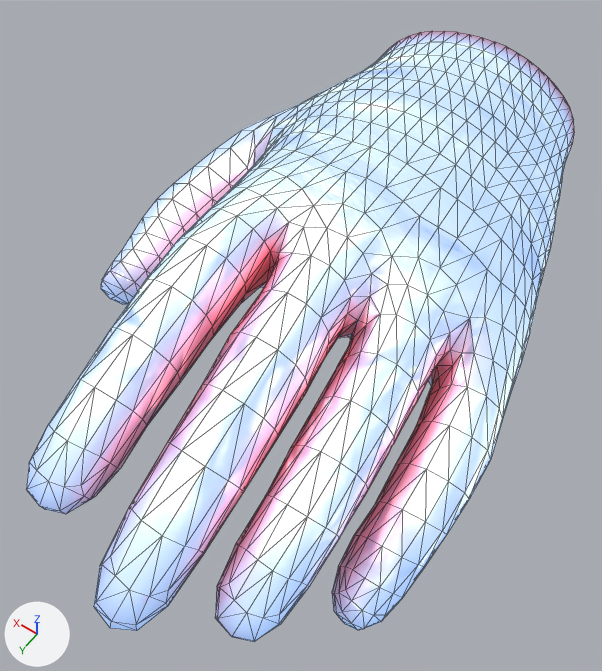
The glTF model public/modelsktx/left.glb: old version first, new version second.
One viewpoint serves both versions: a 50 mm camera at (-0.079, 0.139, 0.188) aimed at (0.011, 0.014, -0.009). Lighting does not change. The marker at lower left points along +X, +Y and +Z. Mesh edges are drawn as thin lines. Vertices at the same position are counted once.

In view in the first picture: 'handR2320'.
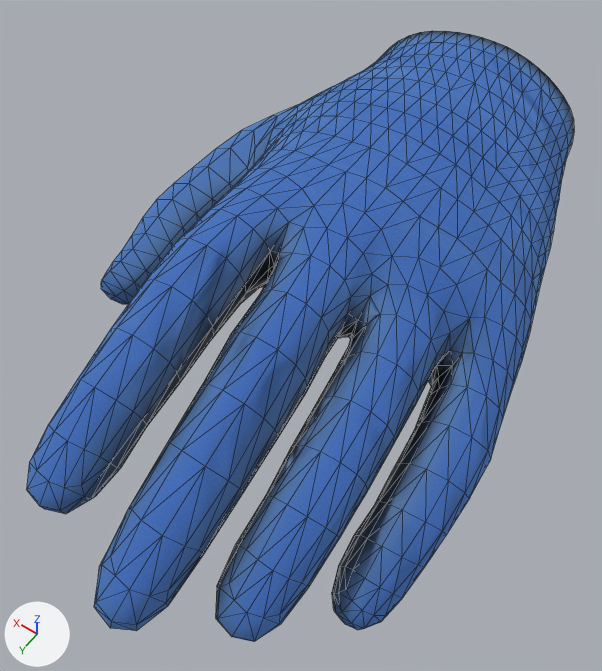
Changed parts and their boxes (x1, y1, x2, y2) in the pictures (602 x 671 px; the box of a moved part takes in the faces that stretch with it):
```json
{"object": "handR2320", "change": "surface changed, reshaped", "before": [26, 31, 574, 642], "after": [26, 31, 574, 642]}
{"part": 1, "of": "me_handr2320", "change": "moved or reshaped", "before": [450, 76, 542, 132], "after": [450, 76, 542, 132]}
```

Scene script edits in JSON lines:
```json
{"op": "set", "path": "img_material_001", "old": "load_image('Material.001', '_unpacked/Material.001', 1024, 1024, 'sRGB')", "new": "load_image('Material.001', '_unpacked/Material.001', 1024, 1024, 'Non-Color')"}
{"block": "mat_material_001", "where": "n0 = _N.new('ShaderNodeBsdfPrincipled'); n0.name = 'Principled BSDF'"}
{"op": "remove", "block": "mat_material_001", "code": "n0.inputs[28].default_value = 1.0  # 'Emission Strength'"}
{"op": "add", "block": "mat_material_001", "code": "n4 = _N.new('ShaderNodeSeparateColor'); n4.name = 'Separate Color'"}
{"op": "remove", "block": "mat_material_001", "code": "n4 = _N.new('ShaderNodeSeparateColor'); n4.name = 'Separate Color'"}
{"op": "add", "block": "mat_material_001", "code": "n6 = _N.new('ShaderNodeNormalMap'); n6.name = 'Normal Map'"}
{"op": "add", "block": "mat_material_001", "code": "n6.uv_map = 'UVMap'"}
{"op": "remove", "block": "mat_material_001", "code": "n6 = _N.new('ShaderNodeNormalMap'); n6.name = 'Normal Map'"}
{"op": "remove", "block": "mat_material_001", "code": "n6.uv_map = 'UVMap'"}
{"op": "remove", "block": "mat_material_001", "code": "n7 = _N.new('ShaderNodeTexImage'); n7.name = 'Image Texture.003'"}
{"op": "remove", "block": "mat_material_001", "code": "n7.image = img_material_003"}
{"block": "mat_material_001", "where": "n2 = _N.new('ShaderNodeTexImage'); n2.name = 'Image Texture'"}
{"block": "mat_material_001", "where": "n3 = _N.new('ShaderNodeTexImage'); n3.name = 'Image Texture.001'"}
{"op": "remove", "block": "mat_material_001", "code": "_L.new(n2.outputs[0], n0.inputs[27])  # 'Color' to 'Emission Color'"}
{"op": "remove", "block": "mat_material_001", "code": "_L.new(n3.outputs[0], n0.inputs[0])  # 'Color' to 'Base Color'"}
{"block": "mat_material_001", "where": "n5 = _N.new('ShaderNodeTexImage'); n5.name = 'Image Texture.002'"}
{"op": "remove", "block": "mat_material_001", "code": "_L.new(n5.outputs[0], n4.inputs[0])  # 'Color' to 'Color'"}
{"op": "remove", "block": "mat_material_001", "code": "_L.new(n7.outputs[0], n6.inputs[1])  # 'Color' to 'Color'"}
{"op": "add", "block": "mat_material_001", "code": "_L.new(n2.outputs[0], n0.inputs[0])  # 'Color' to 'Base Color'"}
{"op": "add", "block": "mat_material_001", "code": "_L.new(n3.outputs[0], n4.inputs[0])  # 'Color' to 'Color'"}
{"op": "add", "block": "mat_material_001", "code": "_L.new(n5.outputs[0], n6.inputs[1])  # 'Color' to 'Color'"}
{"block": "me_handr2320", "where": "# used by ob_handr2320; location = (0.0, 0.0, 0.0); rotation_euler = (3.142, 0.0, 0.0), in degrees (180, 0, 0); scale = (-1.0, -1.0, -1.0)"}
{"op": "remove", "block": "me_handr2320", "code": "me_handr2320.from_pydata(...)  # 1162 vertices, 2320 faces; spans x -0.088..0.057, y -0.111..0.111, z -0.034..0.038"}
{"op": "add", "block": "me_handr2320", "code": "me_handr2320.from_pydata(...)  # 1160 vertices, 2316 faces; spans x -0.088..0.057, y -0.111..0.111, z -0.034..0.038"}
{"block": "me_handr2320", "change": "me_handr2320 part 1"}
{"block": "me_handr2320", "change": "2 vertices are removed from x -0.006..0.008, y -0.09..-0.067, z 0.02..0.03"}
{"block": "me_handr2320", "change": "12 faces are deleted"}
{"block": "me_handr2320", "change": "8 new faces join them"}
```
